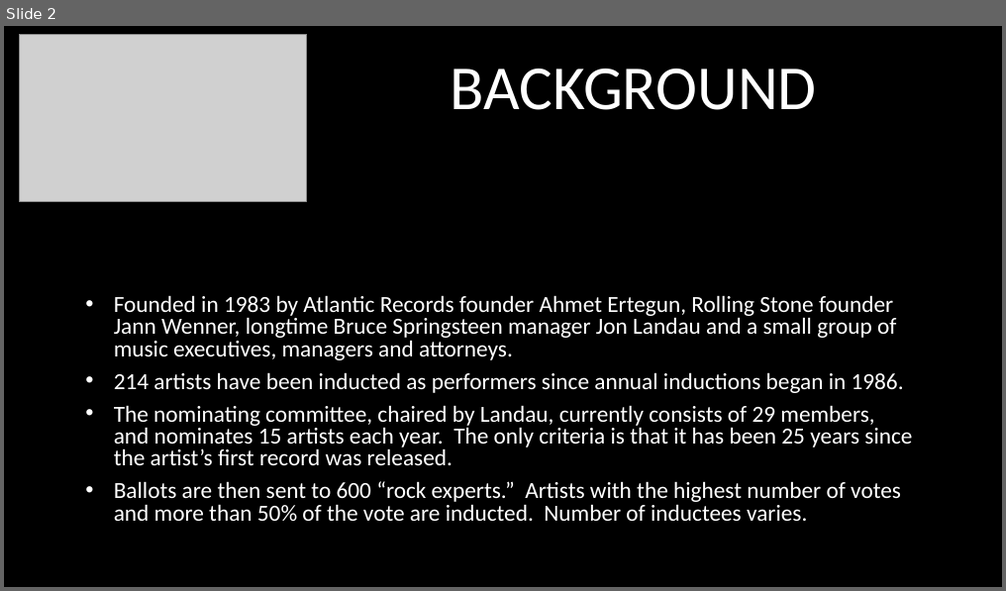
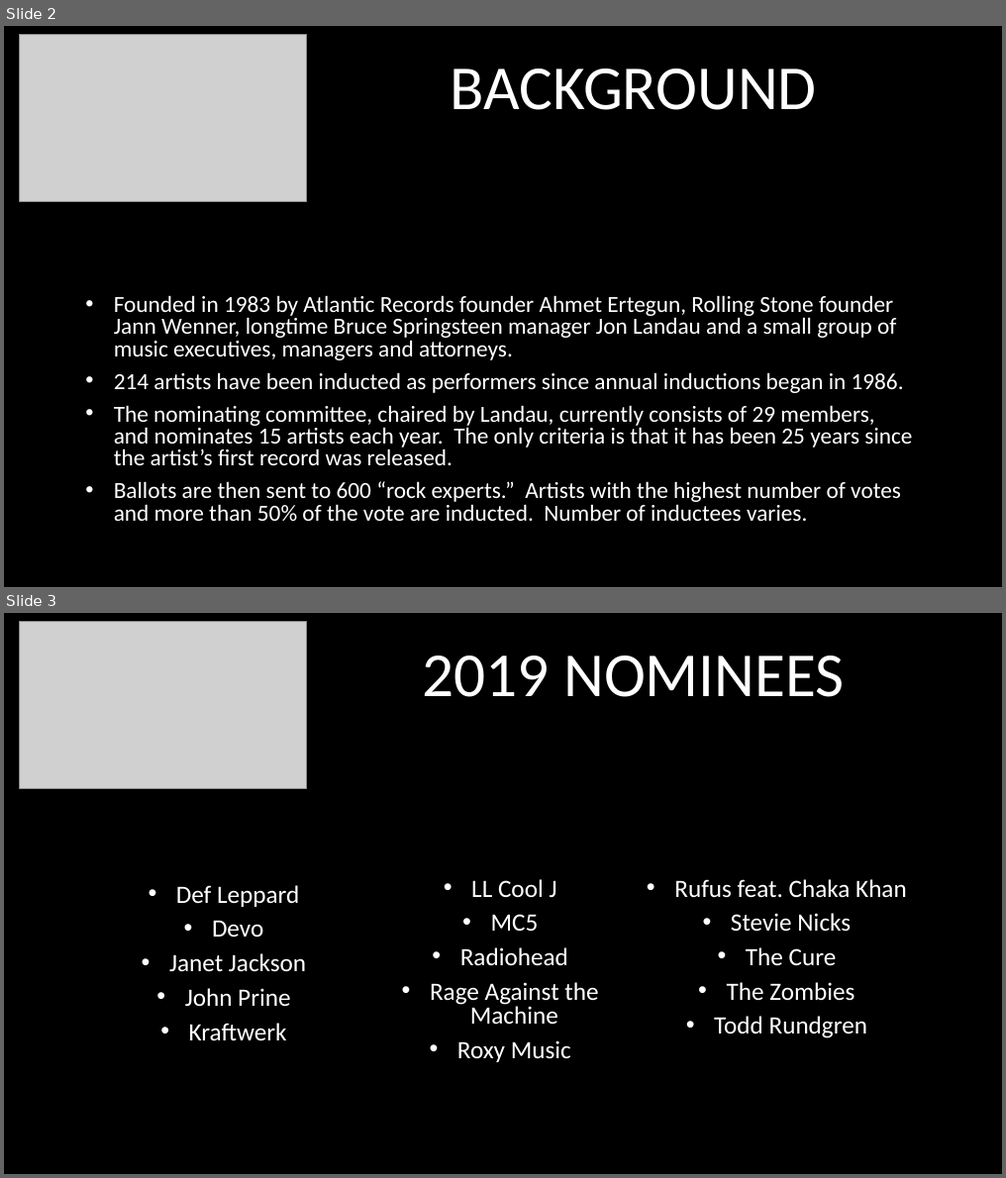
Before and after one commit to mborenstein128/Rock_Hall, a slide deck: RockHall.pptx. Shown one above the other, each under a label of ours: slide 2 before the commit, slides 2 and 3 after it. The pictures are 1006x591 and 1006x1178 pixels, drawn with LibreOffice and Linux fonts; fonts in the diff are those of the drawing; grey boxes stand for pictures. Boxes give left, top, right and bottom in pixels: in the first picture for what was removed or moved away, otherwise in the second. Text is boxed around its words. In the diff, an @@ line names an element or a change of style, - is before the commit and + after.

```diff
--- a/RockHall.pptx
+++ b/RockHall.pptx
@@ slide 3 added at <box>4,613,1002,1174</box>, background #000000 @@
@@ picture added at <box>19,621,307,788</box> @@
@@ title added at <box>423,656,845,697</box>, 60.3 pt, text #FFFFFF @@
+2019 NOMINEES
@@ subtitle added at <box>169,879,907,1062</box>, 24 pt, text #FFFFFF @@
+• Def Leppard
+• Devo
+• Janet Jackson
+• John Prine
+• Kraftwerk
+• LL Cool J
+• MC5
+• Radiohead
+• Rage Against the Machine
+• Roxy Music
+• Rufus feat. Chaka Khan
+• Stevie Nicks
+• The Cure
+• The Zombies
+• Todd Rundgren
```
Also in this commit, not shown: 1 other slide added.
